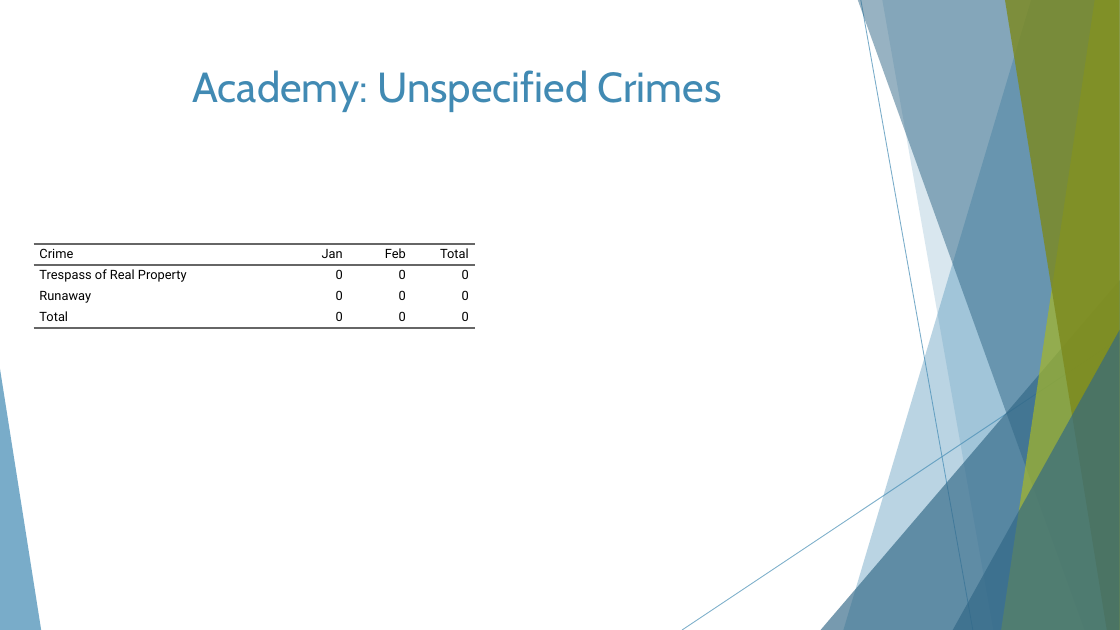
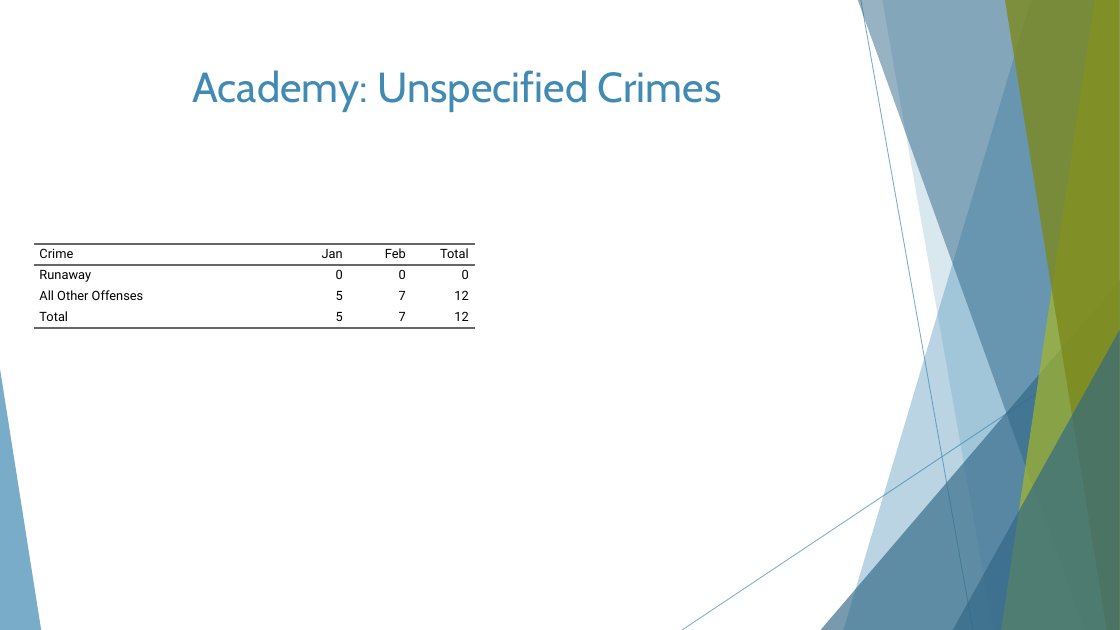
Before and after one commit to wumcrc/monthly-crime-reports, a slide deck: slide 14 of NIBRS/results/presentations/2022/February/ac-fp-lp-vd-February2022.pptx. Drawn at 1120x630 pixels with LibreOffice and Linux fonts; fonts in the diff are those of the drawing. Boxes give left, top, right and bottom in pixels: in the first picture for what was removed or moved away, otherwise in the second. Text is boxed around its words. In the diff, an @@ line names an element or a change of style, - is before the commit and + after.

```diff
--- a/NIBRS/results/presentations/2022/February/ac-fp-lp-vd-February2022.pptx
+++ b/NIBRS/results/presentations/2022/February/ac-fp-lp-vd-February2022.pptx
@@ table at (x1=34, y1=244, x2=475, y2=496) @@
-row 2: Trespass of Real Property | 0 | 0 | 0
-row 4: Total | 0 | 0 | 0
+row 3: All Other Offenses | 5 | 7 | 12
+row 4: Total | 5 | 7 | 12
```
Also in this commit, not shown: 15 other slides changed, 13 other files.
